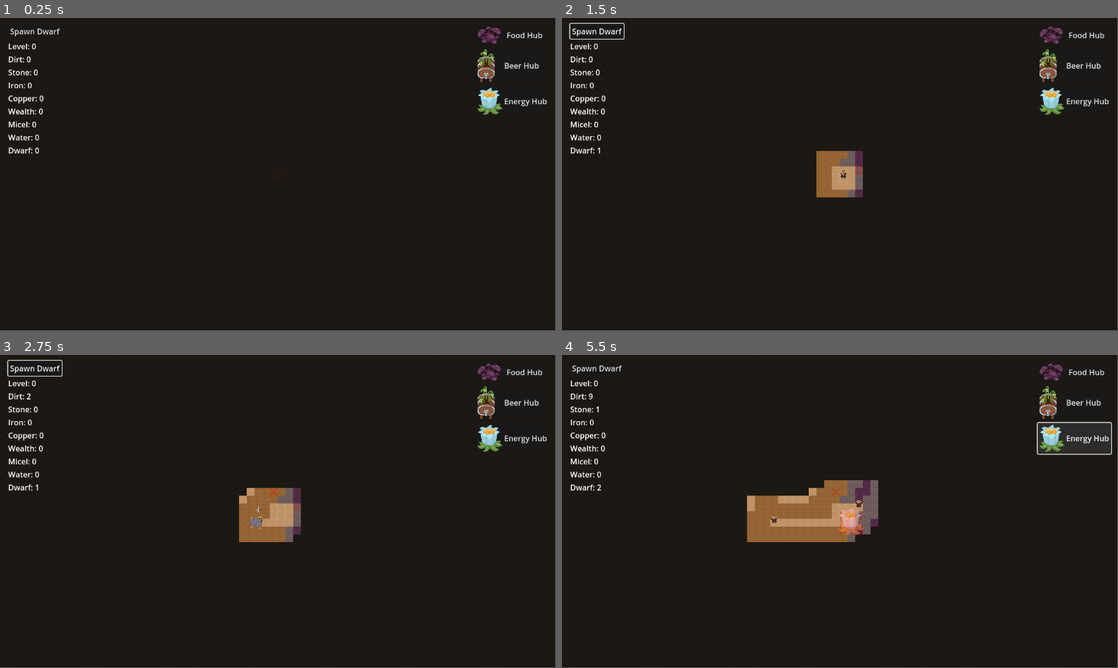
Above: before the commit, frames 1-4 (two rows, left to right).
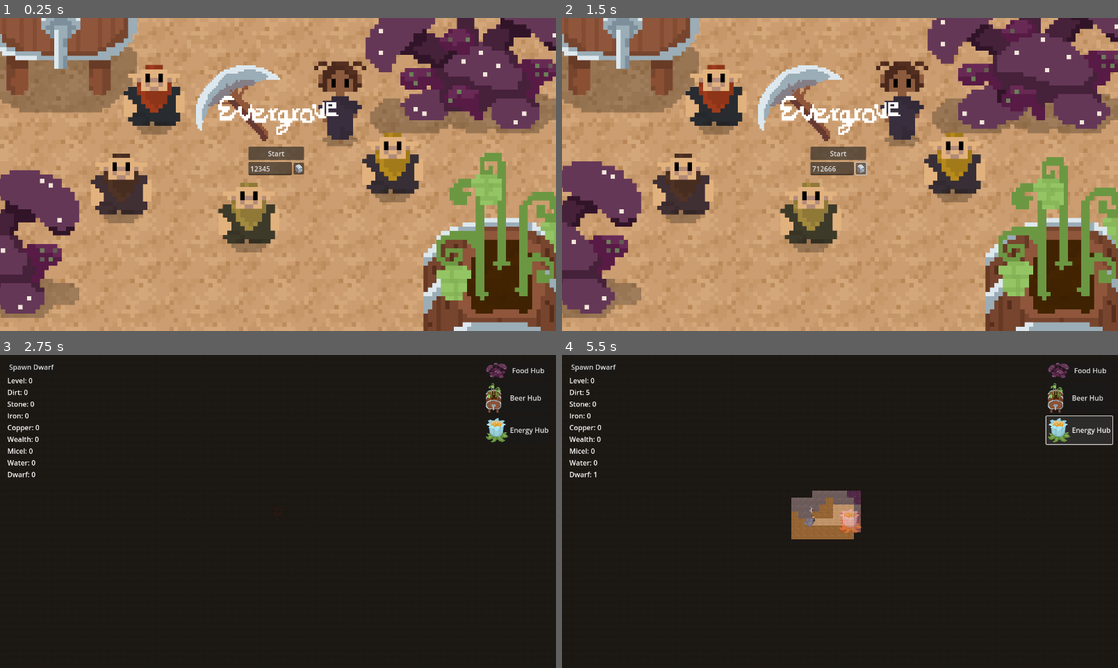
Above: after the commit, the same moments.

Repository: themoonforge/evergrove
Game: Godot game, scene res://main_menu/MainMenu.tscn
Same seed, same stepped clock (60 frames per second), same inputs: the game is played once before the commit and once after it. Before the commit the project starts from res://world.tscn.
Inputs (mouse positions are in pixels of both pictures, inside the frame that each line leads up to):
- Up to frame 1 (0.25 s): no input
- Up to frame 2 (1.5 s): click (595, 30) at 0.5 s, where only the run before the commit has a clickable "Spawn Dwarf"; click (862, 168) at 1.27 s
- Up to frame 3 (2.75 s): click (278, 489) at 2 s, where only the run after the commit has a clickable "Start"
- Up to frame 4 (5.5 s): click "Spawn Dwarf" at 2.75 s; click "Food Hub" at 3.5 s; click "Beer Hub" at 4.25 s; click "Energy Hub" at 5 s
In our replay, the window is 799x449 before the commit and 800x450 after it. These sizes can differ from the game's own. Grey fills any space a smaller window leaves; there, only what the larger window draws over its background counts as a difference.

The runs differ from the first frame. In frame 1, 99% of the frame differs, in the area x 0-100%, y 0-100%; in frame 2, 99%; in frame 3, 4.1%; in frame 4, 5.4%.

Commit message:
add main menu

Diff:
--- /dev/null
+++ b/evergrove/Globals.gd
@@ -0,0 +1,3 @@
+extends Node
+
+var seed: int = 0
--- a/evergrove/dwarf/Dwarf.tscn
+++ b/evergrove/dwarf/Dwarf.tscn
@@ -1015,7 +1015,7 @@
 [node name="Hair" type="AnimatedSprite2D" parent="ThiccBase"]
 position = Vector2(0, 8)
 sprite_frames = SubResource("SpriteFrames_ei4od")
-animation = &"none_right"
+animation = &"pigtails_base_back"
 offset = Vector2(0, -8)
 
 [node name="EffectAnimator" type="AnimatedSprite2D" parent="."]
--- a/evergrove/dwarf/dwarf.gd
+++ b/evergrove/dwarf/dwarf.gd
@@ -17,8 +17,8 @@
 @onready var world: World = $"/root/Game/World"
 
 @export var walking_speed: float = 75.0
-@export var walking_direction: Utils.WalkingDirection = Utils.WalkingDirection.DEFAULT
-@export var behaviour: Utils.Behaviour = Utils.Behaviour.IDLE
+@export var walking_direction: Utils.WalkingDirection
+@export var behaviour: Utils.Behaviour
 @export var walking_path: PackedVector3Array = []
 @export var current_level: int = 0
 @export var current_position: Vector2i = Vector2i(0, 0)
@@ -150,7 +150,9 @@
 		add_child(Agent.create())
 		game_state.selected_dwarf = self
 		game_state.inc_dwarfs(1)
-		set_normal()
+
+	set_normal()
+	print("finish dwarf")
 
 func play_animation(animator: AnimatedSprite2D, animation: String) -> void:
 	#if !animator.is_playing() || animator.animation != animation || !animator.visible:
@@ -209,7 +211,9 @@
 	play_animation(hair_animator, hair_animation_name)
 
 func set_animation(my_behaviour: Utils.Behaviour, my_walking_direction: Utils.WalkingDirection) -> void:
+	print("set_animation")
 	if behaviour == my_behaviour && walking_direction == my_walking_direction:
+		print("skip set_animation")
 		return
 
 	behaviour = my_behaviour
--- a/evergrove/main_menu/MainMenu.tscn
+++ b/evergrove/main_menu/MainMenu.tscn
@@ -108,7 +108,7 @@
 
 [node name="Title" type="Sprite2D" parent="MainMenu"]
 texture_filter = 1
-position = Vector2(535, 168)
+position = Vector2(594, 210)
 scale = Vector2(2.3125, 2.35088)
 texture = ExtResource("2_unogd")
 
@@ -142,7 +142,7 @@
 layout_mode = 2
 alignment = 1
 
-[node name="Seed input" type="LineEdit" parent="MainMenu/VFlowContainer/VFlowContainer"]
+[node name="SeedInput" type="LineEdit" parent="MainMenu/VFlowContainer/VFlowContainer"]
 custom_minimum_size = Vector2(100, 0)
 layout_mode = 2
 placeholder_text = "Insert Seed"
@@ -151,3 +151,7 @@
 texture_filter = 1
 layout_mode = 2
 icon = ExtResource("1_fn6vo")
+
+[connection signal="pressed" from="MainMenu/VFlowContainer/StartButton" to="MainMenu" method="_on_start_button_pressed"]
+[connection signal="text_changed" from="MainMenu/VFlowContainer/VFlowContainer/SeedInput" to="MainMenu" method="_on_seed_input_text_changed"]
+[connection signal="pressed" from="MainMenu/VFlowContainer/VFlowContainer/RandomButton" to="MainMenu" method="_on_random_button_pressed"]
--- a/evergrove/main_menu/main_menu.gd
+++ b/evergrove/main_menu/main_menu.gd
@@ -1,11 +1,33 @@
 extends CanvasLayer
 
+@onready var text_input: LineEdit = $"./VFlowContainer/VFlowContainer/SeedInput"
+@onready var background: TileMap = $"../TileMap"
+
+@export var seed: int = 0
+
+const min_seed = 0
+const max_seed = 1000000
+
+func set_seed(value: int):
+	seed = value
+	if text_input.text != str(seed):
+		text_input.text = str(seed)
 
 # Called when the node enters the scene tree for the first time.
 func _ready():
-	pass # Replace with function body.
-
+	set_seed(12345)
+	pass
 
 # Called every frame. 'delta' is the elapsed time since the previous frame.
 func _process(delta):
 	pass
+
+func _on_random_button_pressed() -> void:
+	set_seed(randi_range(0, max_seed))
+
+func _on_seed_input_text_changed(new_text: String) -> void:
+	set_seed(max(min(int(new_text), max_seed), min_seed))
+
+func _on_start_button_pressed() -> void:
+	Globals.seed = seed
+	get_tree().change_scene_to_file("res://world.tscn")
--- a/evergrove/project.godot
+++ b/evergrove/project.godot
@@ -11,10 +11,17 @@
 [application]
 
 config/name="Evergrove"
-run/main_scene="res://world.tscn"
+run/main_scene="res://main_menu/MainMenu.tscn"
 config/features=PackedStringArray("4.3", "Forward Plus")
 config/icon="res://icon.svg"
 
 [autoload]
 
 ai_globals="*res://AI/ai_globals.gd"
+Globals="*res://Globals.gd"
+
+[display]
+
+window/size/viewport_width=1280
+window/size/viewport_height=720
+window/size/resizable=false
--- a/evergrove/world.gd
+++ b/evergrove/world.gd
@@ -24,8 +24,6 @@
 	MICEL 		= 12,
 }
 
-@export var GLOBAL_SEED = 12345
-
 @onready var camera: Camera2D = $"/root/Game/Camera2D"
 @onready var game_state: GameState = $"/root/Game/GameState"
 @onready var select_cursor: Sprite2D = $"./TileCursor"
@@ -61,7 +59,7 @@
 	for level in range(LEVELS):
 		var tile_map : DungeonLayer  = preload("res://map/DungeonLayer.tscn").instantiate()
 
-		tile_map.init(GLOBAL_SEED + 25 * level, level)
+		tile_map.init(Globals.seed + 25 * level, level)
 
 		tile_maps[level] = tile_map
 
Not shown: 1 places in evergrove/main_menu/MainMenu.tscn that only renumber resources
